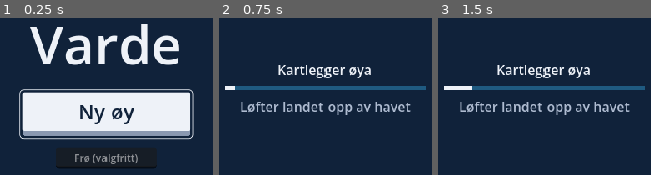
Above: before the commit, frames 1-3 (left to right).
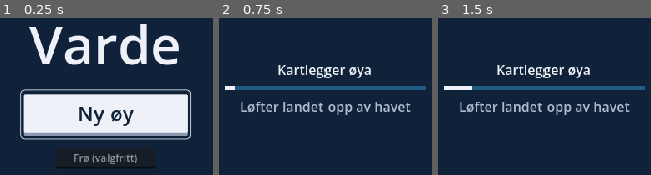
Above: after the commit, the same moments.

Repository: stommeras/varde
Game: Godot game, scene res://game/title_screen.tscn
The game is run twice, just before and just after one commit, with the same random seed, the same clock (stepped at 60 frames per second) and the same inputs.
Inputs (mouse positions are in pixels of both pictures, inside the frame that each line leads up to):
- Up to frame 1 (0.25 s): no input
- Up to frame 2 (0.75 s): click "Ny øy" at 0.5 s
- Up to frame 3 (1.5 s): tap Enter at 1.25 s; move the mouse to (outside the picture) at 1.27 s; hold D (move_right) from 1.28 s (still down); tap G at 1.35 s; click (outside the picture) at 1.42 s

The runs differ from the first frame. In frame 1, 9.7% of the frame differs, in the area x 8-92%, y 3-96%; in frame 2, nothing differs; in frame 3, nothing differs.

Commit message:
fix: lift the start button on hover, sink it whole on press, and end seed editing on a click outside
The pressed state used to drop the face inside a fixed outline, which left
a dark band on top. The button is now drawn by a small StyleBox that moves
the whole key and shortens its lip, so hover lifts it and a press sinks it.
A click outside the seed field moves focus back to the button.

Co-Authored-By: Claude Opus 5.5 <noreply@anthropic.com>

Diff:
--- a/game/title_screen.gd
+++ b/game/title_screen.gd
@@ -10,15 +10,14 @@
 const LOADING_DIM: float = 0.6
 ## Pixels of dark outline around the title's letters, so it reads over bright ground.
 const TITLE_OUTLINE: int = 8
-## Pixels of dark outline around the button.
-const BUTTON_OUTLINE: int = 2
-## Pixels of lip under the button's face. Raising it makes the button stand taller.
-const BUTTON_LIP: int = 6
+## Pixels the button sits below its hover height when the mouse is elsewhere, so hovering lifts it.
+const KEY_REST_SINK: int = 2
 
 var _backdrop := Backdrop.new()
 ## The sea color over the backdrop. Opaque until the backdrop shows.
 var _veil := ColorRect.new()
 var _menu := CenterContainer.new()
+var _new_island := Button.new()
 var _seed_field := LineEdit.new()
 var _loader := IslandLoader.new()
 var _fade: Tween
@@ -49,12 +48,14 @@
 	title.add_theme_constant_override("outline_size", TITLE_OUTLINE)
 	column.add_child(title)
 
-	var new_island := Button.new()
+	var new_island := _new_island
 	new_island.text = tr("NEW_ISLAND")
 	new_island.custom_minimum_size.x = 200
 	new_island.add_theme_font_size_override("font_size", 24)
+	new_island.size_flags_horizontal = Control.SIZE_SHRINK_CENTER
+	_style_key(new_island)
 	new_island.pressed.connect(_start)
-	column.add_child(_raised(new_island))
+	column.add_child(new_island)
 
 	# Small and below the button, since most runs start on a random seed.
 	_seed_field.placeholder_text = tr("SEED_OPTIONAL")
@@ -72,49 +73,30 @@
 	add_child(_loader)
 
 
-# A raised key, a light face over a darker lip, so it reads as the one thing to press. Pressing moves
-# the face down onto the lip. The dark outline around it keeps it clear over any ground.
-static func _raised(button: Button) -> PanelContainer:
-	var snow: PackedColorArray = Ramps.RAMPS[Ramps.Terrain.SNOW]
+# A raised key, so it reads as the one thing to press. Hover lifts it, pressing sinks it.
+static func _style_key(button: Button) -> void:
 	var sea: Color = Ramps.RAMPS[Ramps.Terrain.WATER][0]
-	# Face color, lip color, and the lip's pixels above and below the face.
-	var states: Dictionary[String, Array] = {
-		"normal": [snow[3], snow[0], 0, BUTTON_LIP],
-		"hover": [snow[3], snow[0], 0, BUTTON_LIP],
-		"pressed": [snow[2], sea, BUTTON_LIP - 1, 1],
-	}
-	for state: String in states:
-		var look: Array = states[state]
-		var box := StyleBoxFlat.new()
-		box.bg_color = look[0]
-		box.border_color = look[1]
-		box.border_width_top = look[2]
-		box.border_width_bottom = look[3]
-		box.set_corner_radius_all(2)
-		box.content_margin_left = 16
-		box.content_margin_right = 16
-		box.content_margin_top = 6 + look[2]
-		box.content_margin_bottom = 6 + look[3]
-		button.add_theme_stylebox_override(state, box)
+	button.add_theme_stylebox_override("normal", KeyStyle.new(KEY_REST_SINK, 3))
+	button.add_theme_stylebox_override("hover", KeyStyle.new(0, 3))
+	button.add_theme_stylebox_override("pressed", KeyStyle.new(KeyStyle.LIP - 1, 2))
+	button.add_theme_stylebox_override("hover_pressed", button.get_theme_stylebox("pressed"))
 	# A ring outside the outline, so keyboard focus still shows.
 	var focus := StyleBoxFlat.new()
 	focus.draw_center = false
-	focus.border_color = snow[3]
+	focus.border_color = Ramps.RAMPS[Ramps.Terrain.SNOW][3]
 	focus.set_border_width_all(1)
 	focus.set_corner_radius_all(5)
-	focus.set_expand_margin_all(BUTTON_OUTLINE + 2)
+	focus.set_expand_margin_all(2)
 	button.add_theme_stylebox_override("focus", focus)
 	for color: String in ["font_color", "font_hover_color", "font_pressed_color", "font_focus_color", "font_hover_pressed_color"]:
 		button.add_theme_color_override(color, sea)
-	var outline := PanelContainer.new()
-	var dark := StyleBoxFlat.new()
-	dark.bg_color = sea
-	dark.set_corner_radius_all(2 + BUTTON_OUTLINE)
-	dark.set_content_margin_all(BUTTON_OUTLINE)
-	outline.add_theme_stylebox_override("panel", dark)
-	outline.size_flags_horizontal = Control.SIZE_SHRINK_CENTER
-	outline.add_child(button)
-	return outline
+
+
+# A click outside the seed field ends editing, and Enter starts the run again.
+func _gui_input(event: InputEvent) -> void:
+	var click := event as InputEventMouseButton
+	if click != null and click.pressed and _seed_field.has_focus():
+		_new_island.grab_focus()
 
 
 func _start() -> void:
@@ -142,3 +124,44 @@
 	game.island = island
 	game.meshes = meshes
 	get_tree().change_scene_to_node(game)
+
+
+## A key drawn as a dark outline around a light face standing on a darker lip. sink moves the whole
+## key down and shortens the lip by as much, so the key keeps its height and seems to go down.
+class KeyStyle:
+	extends StyleBox
+
+	## Pixels of lip under the face at hover height. Raising it makes the key stand taller.
+	const LIP: int = 6
+	## Pixels of dark outline, so the key stays clear over any ground.
+	const OUTLINE: int = 2
+	## Pixels between the face's edge and the text.
+	const PADDING := Vector2(16, 6)
+
+	var _sink: int
+	var _outline := StyleBoxFlat.new()
+	var _lip := StyleBoxFlat.new()
+	var _face := StyleBoxFlat.new()
+
+	## sink is pixels below hover height, from 0 to LIP - 1. face is a step on the snow ramp.
+	func _init(sink: int, face: int) -> void:
+		_sink = sink
+		var snow: PackedColorArray = Ramps.RAMPS[Ramps.Terrain.SNOW]
+		_outline.bg_color = Ramps.RAMPS[Ramps.Terrain.WATER][0]
+		_outline.set_corner_radius_all(2 + OUTLINE)
+		_lip.bg_color = snow[0]
+		_face.bg_color = snow[face]
+		for box: StyleBoxFlat in [_lip, _face]:
+			box.set_corner_radius_all(2)
+		content_margin_left = OUTLINE + PADDING.x
+		content_margin_right = OUTLINE + PADDING.x
+		content_margin_top = OUTLINE + PADDING.y + sink
+		content_margin_bottom = OUTLINE + PADDING.y + LIP - sink
+
+	func _draw(to_canvas_item: RID, rect: Rect2) -> void:
+		var key := Rect2(rect.position + Vector2(0, _sink), rect.size - Vector2(0, _sink))
+		_outline.draw(to_canvas_item, key)
+		var inside: Rect2 = key.grow(-OUTLINE)
+		_lip.draw(to_canvas_item, inside)
+		inside.size.y -= LIP - _sink
+		_face.draw(to_canvas_item, inside)
